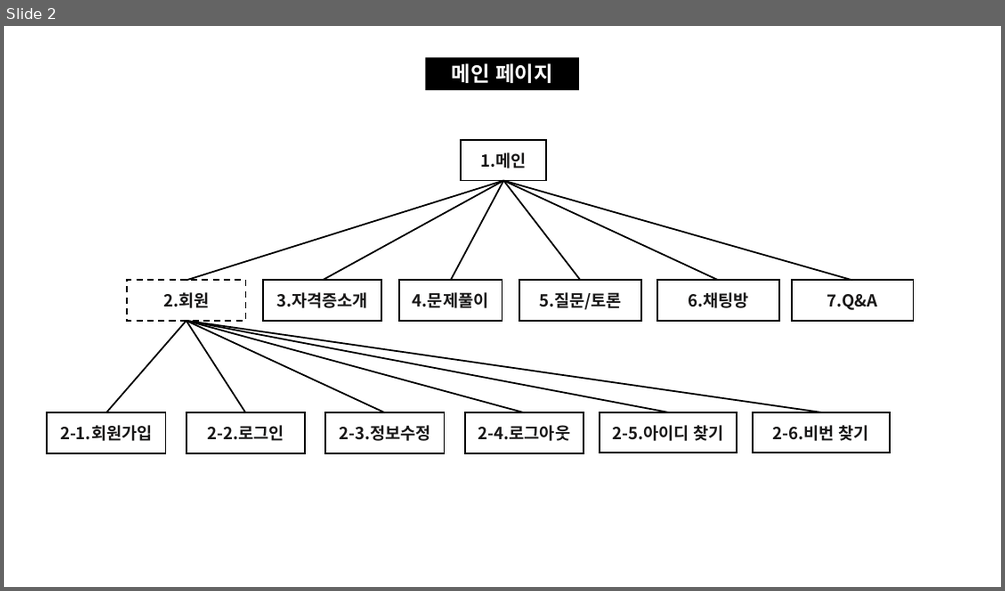
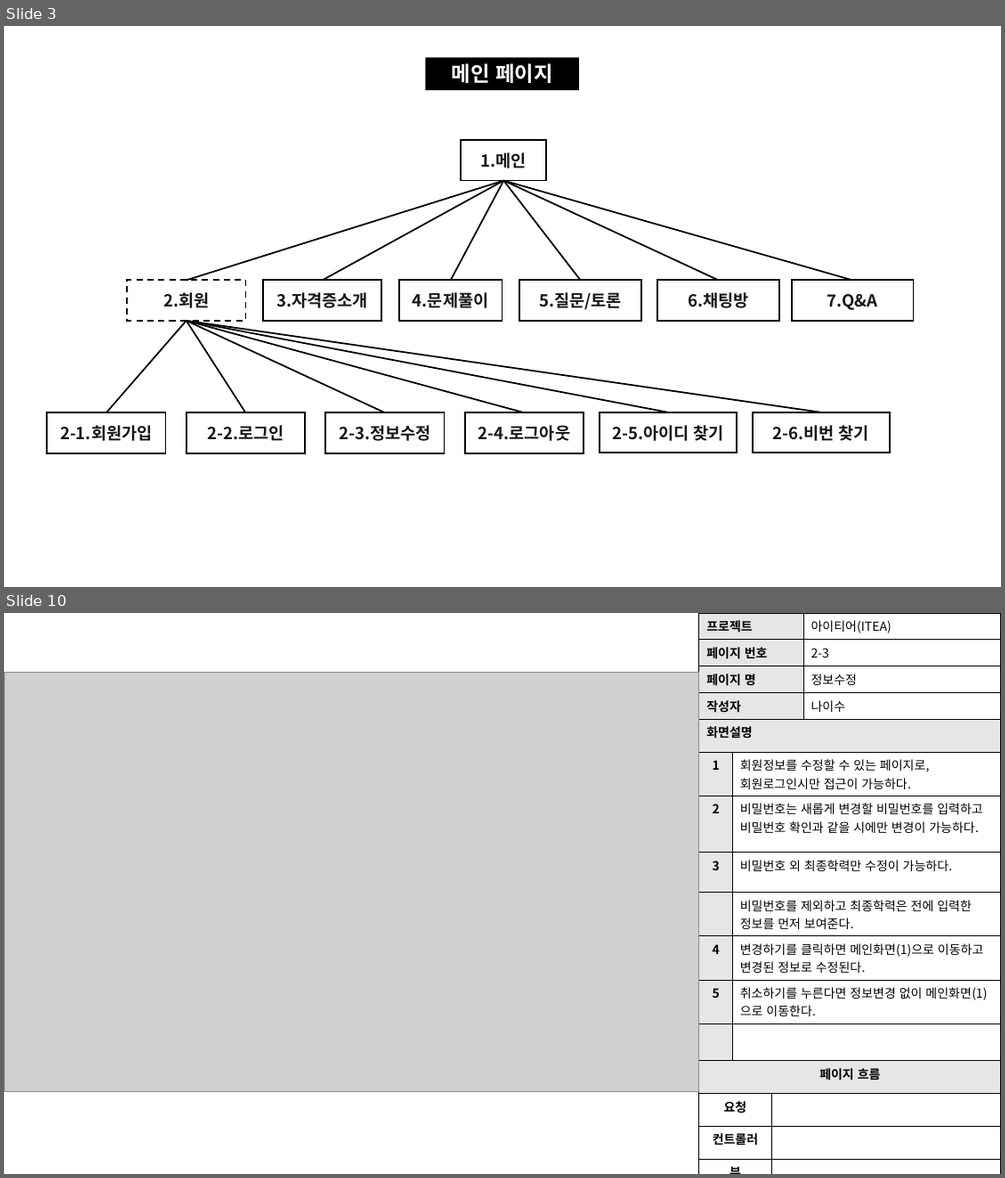
Before and after one commit to skwls2087/itea, a slide deck: 추가자료/스토리보드/스토리보드.pptx. Shown one above the other, each under a label of ours: slide 2 before the commit, slides 3 and 10 after it; the slides between them are not shown. The pictures are 1005x591 and 1005x1178 pixels, drawn with LibreOffice and Linux fonts; fonts in the diff are those of the drawing; grey boxes stand for pictures. Boxes give left, top, right and bottom in pixels: in the first picture for what was removed or moved away, otherwise in the second. Text is boxed around its words. In the diff, an @@ line names an element or a change of style, - is before the commit and + after.

```diff
--- a/추가자료/스토리보드/스토리보드.pptx
+++ b/추가자료/스토리보드/스토리보드.pptx
@@ slide 10 added at (4, 613, 1001, 1174), background #FFFFFF @@
@@ table added at (699, 613, 1001, 719), 4 rows, 2 columns @@
+프로젝트 | 아이티어(ITEA)
+페이지 번호 | 2-3
+페이지 명 | 정보수정
+작성자 | 나이수
@@ picture added at (4, 672, 699, 1091) @@
@@ table added at (699, 719, 1001, 1174), 12 rows, 3 columns @@
+화면설명 |  | 
+1 | 회원정보를 수정할 수 있는 페이지로, / 회원로그인시만 접근이 가능하다. | 
+2 | 비밀번호는 새롭게 변경할 비밀번호를 입력하고 비밀번호 확인과 같을 시에만 변경이 가능하다. | 
+3 | 비밀번호 외 최종학력만 수정이 가능하다. | 
+ | 비밀번호를 제외하고 최종학력은 전에 입력한 정보를 먼저 보여준다. | 
+4 | 변경하기를 클릭하면 메인화면(1)으로 이동하고 변경된 정보로 수정된다. | 
+5 | 취소하기를 누른다면 정보변경 없이 메인화면(1)으로 이동한다. | 
+ |  | 
+페이지 흐름 |  | 
+요청 |  | 
+컨트롤러 |  | 
+뷰 |  | 
@@ what was slide 2 is now slide 3 @@
```
Also in this commit, not shown: 3 slides changed, 15 other slides added, 14 other files.
